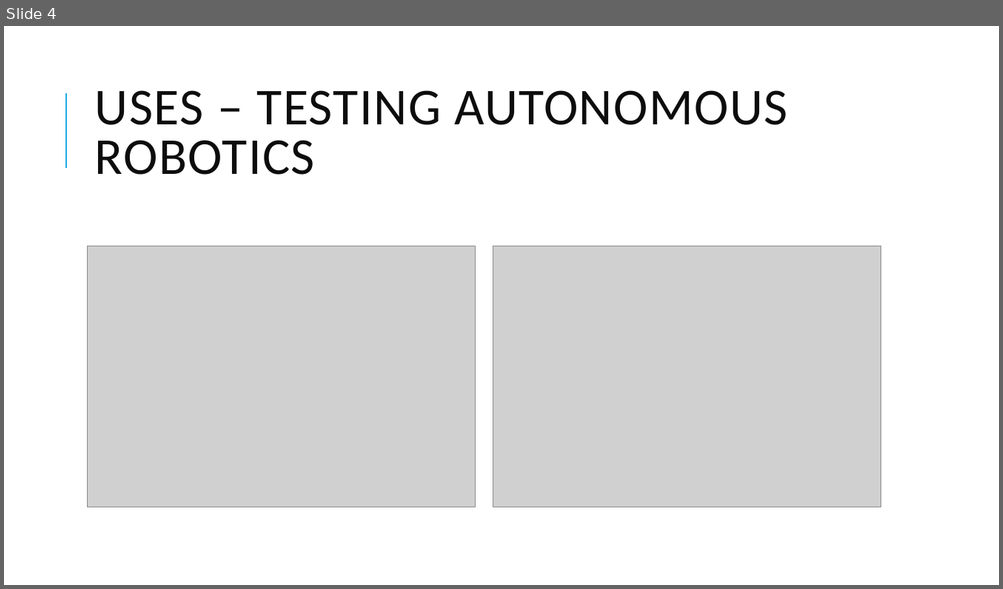
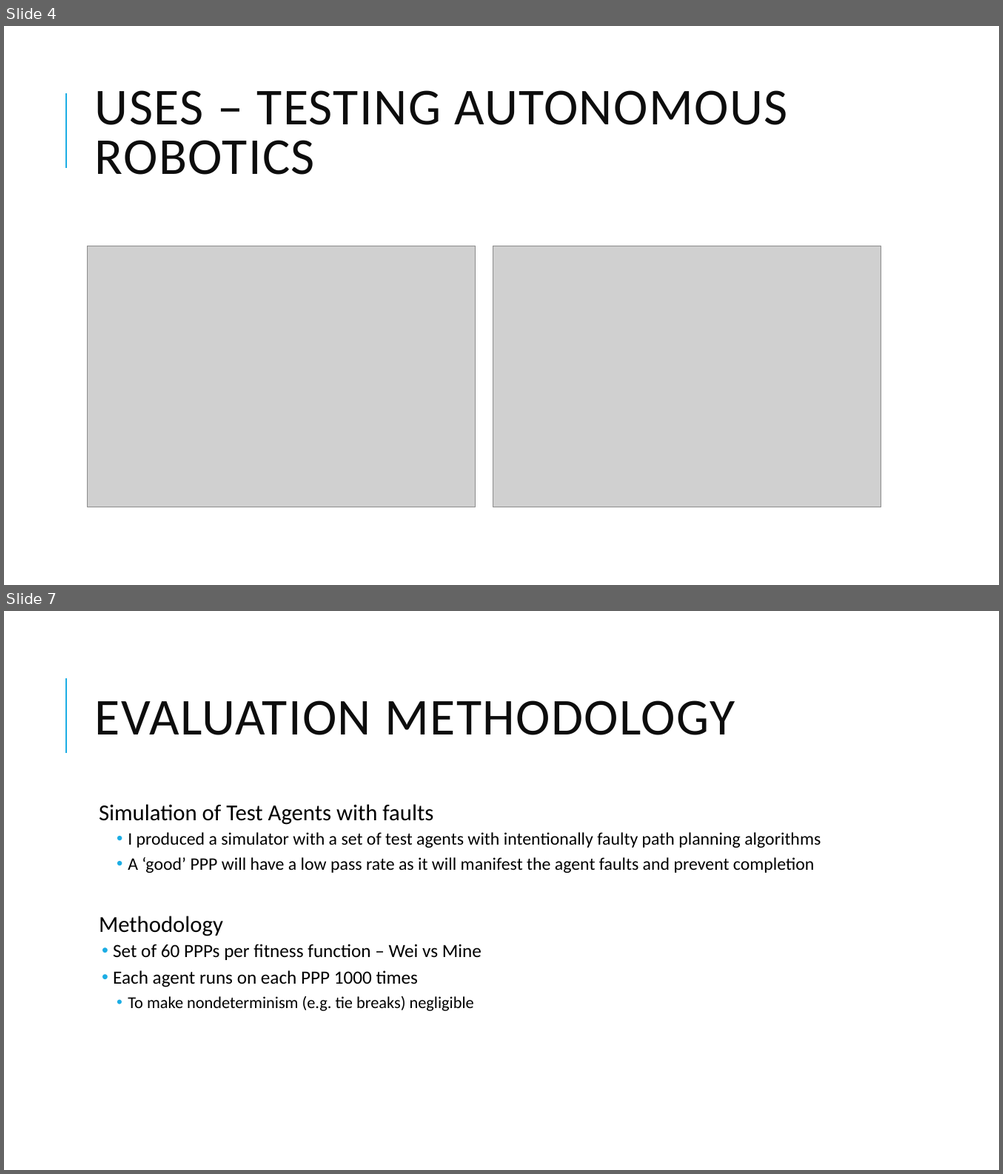
Before and after one commit to ianmalcolm/ppp, a slide deck: PPP/Latex/Evolution of Difficult Path Planning Problems.pptx. Shown one above the other, each under a label of ours: slide 4 before the commit, slides 4 and 7 after it; the slides between them are not shown. The pictures are 1003x589 and 1003x1174 pixels, drawn with LibreOffice and Linux fonts; fonts in the diff are those of the drawing; grey boxes stand for pictures. Boxes give left, top, right and bottom in pixels: in the first picture for what was removed or moved away, otherwise in the second. Text is boxed around its words. In the diff, an @@ line names an element or a change of style, - is before the commit and + after.

```diff
--- a/PPP/Latex/Evolution of Difficult Path Planning Problems.pptx
+++ b/PPP/Latex/Evolution of Difficult Path Planning Problems.pptx
@@ slide 7 added at bbox=[4, 611, 999, 1170], background #FFFFFF; not listed: 1 template element that a slide beside it also shows @@
@@ title added at bbox=[95, 701, 735, 735], 50 pt, text #0D0D0D @@
+EVALUATION METHODOLOGY
@@ text added at bbox=[99, 804, 820, 1011], 17 pt, text #000000 @@
+  Simulation of Test Agents with faults
+    • I produced a simulator with a set of test agents with intentionally faulty path planning algorithms
+    • A ‘good’ PPP will have a low pass rate as it will manifest the agent faults and prevent completion
+  Methodology
+  • Set of 60 PPPs per fitness function – Wei vs Mine
+  • Each agent runs on each PPP 1000 times
+    • To make nondeterminism (e.g. tie breaks) negligible
```
Also in this commit, not shown: 5 slides changed, 1 other slide added, 1 slide removed.
